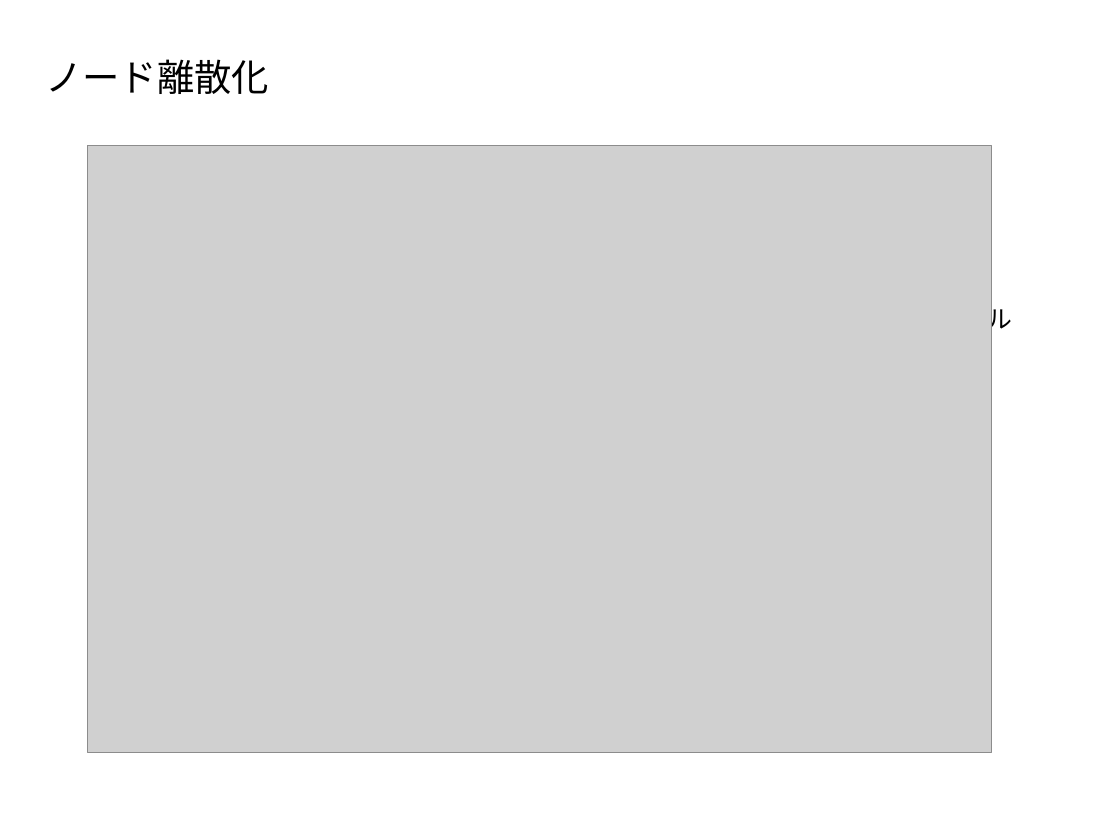
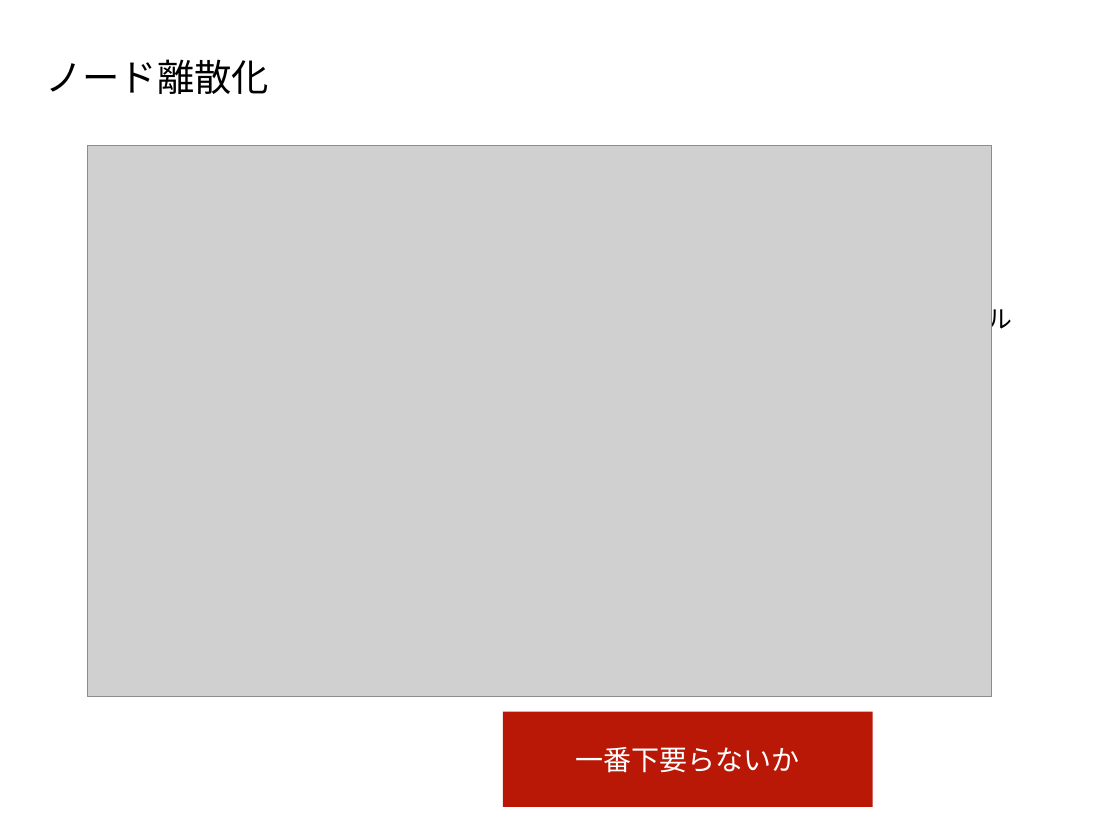
Before and after one commit to sohsugi1108/optimization, a slide deck: slide 5 of doc/不在確率_tsp.pptx (slide 6 before the commit). Drawn at 1120x840 pixels with LibreOffice and Linux fonts; fonts in the diff are those of the drawing; grey boxes stand for pictures. Boxes give left, top, right and bottom in pixels: in the first picture for what was removed or moved away, otherwise in the second. Text is boxed around its words. In the diff, an @@ line names an element or a change of style, - is before the commit and + after.

```diff
--- a/doc/不在確率_tsp.pptx
+++ b/doc/不在確率_tsp.pptx
@@ picture: place and size @@
-picture at (87,146,991,753)
+picture at (87,146,991,697)
@@ rectangle added at (503,711,872,806), fill #BA1806, 18 pt, text #FFFFFF @@
+一番下要らないか
```
Also in this commit, not shown: 5 other slides changed, 2 slides removed, 3 other files.
